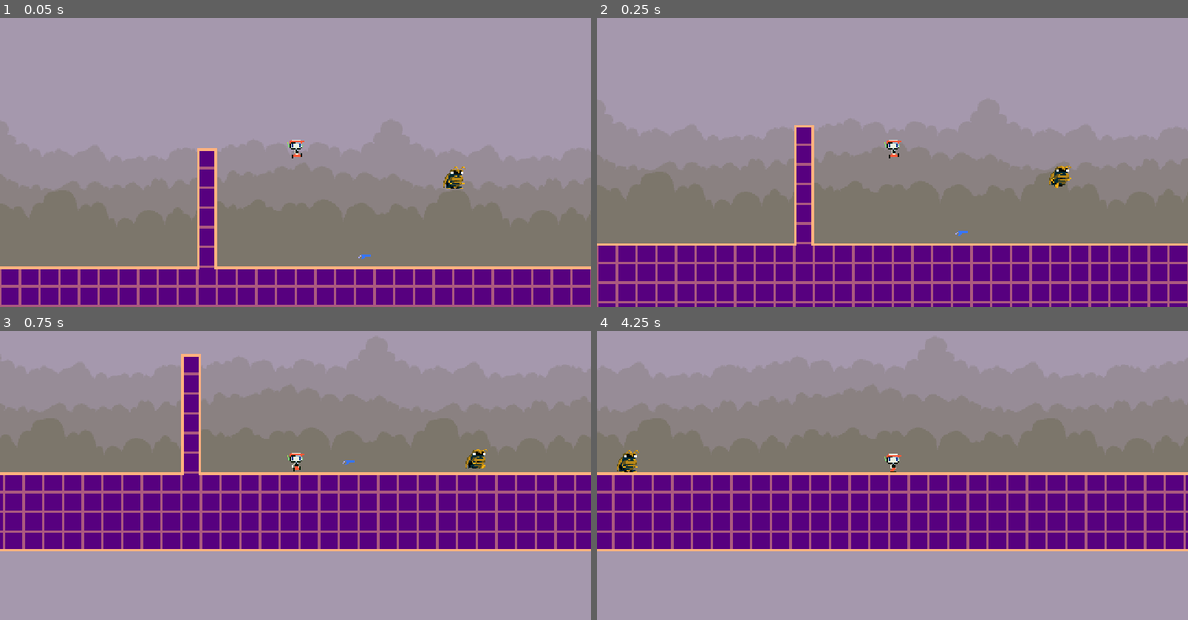
Above: before the commit, frames 1-4 (two rows, left to right).
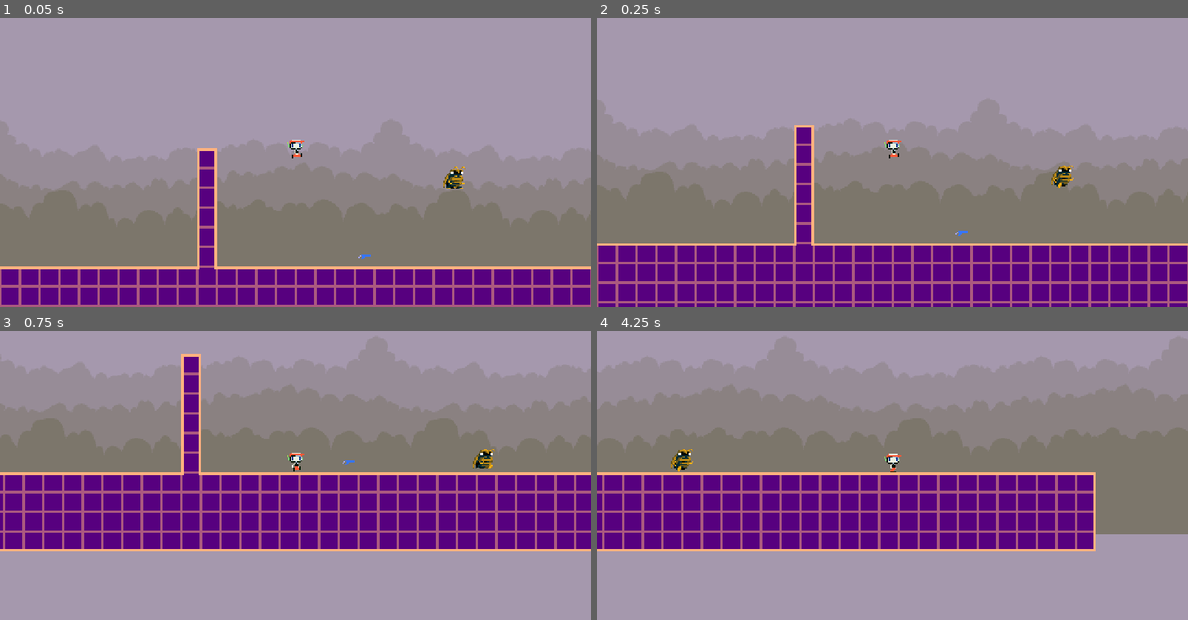
Above: after the commit, the same moments.

Repository: yashparab17/skyventure-revamped
Game: Godot game, scene res://scenes/areas/area_1.tscn
Same seed, same stepped clock (60 frames per second), same inputs: the game is played once before the commit and once after it.
Inputs:
- Up to frame 1 (0.05 s): no input
- Up to frame 2 (0.25 s): no input
- Up to frame 3 (0.75 s): hold D (move_right) from 0.53 s (still down); tap Z (shoot) at 0.6 s
- Up to frame 4 (4.25 s): tap Space (jump) at 0.77, 1.52, 3.02, 3.77 s; tap Z (shoot) every 0.75 s from 1.35 to 3.6 s; release D (move_right) at 2.03 s; hold A (move_left) 2.03-2.78 s; hold D (move_right) from 2.78 s (still down)

Frame 1 is identical in both runs. In frame 2, 0.2% of the frame differs, in the area x 76-81%, y 51-59%; in frame 3, 0.2%; in frame 4, 9.6%, in the area x 0-100%, y 40-77%.

Commit message:
Patrol with detection area.

Diff:
--- a/scenes/characters/enemies/roach.tscn
+++ b/scenes/characters/enemies/roach.tscn
@@ -128,6 +128,9 @@
 [sub_resource type="CapsuleShape2D" id="CapsuleShape2D_mfqj3"]
 height = 24.0
 
+[sub_resource type="CircleShape2D" id="CircleShape2D_dnm2u"]
+radius = 64.0
+
 [node name="Roach" type="CharacterBody2D" groups=["enemy"]]
 collision_layer = 4
 collision_mask = 3
@@ -161,5 +164,16 @@
 shape = SubResource("CapsuleShape2D_mfqj3")
 debug_color = Color(0.991572, 0, 0.26379, 0.42)
 
+[node name="Detection" type="Area2D" parent="."]
+collision_layer = 0
+collision_mask = 2
+
+[node name="DetectionCollision" type="CollisionShape2D" parent="Detection"]
+position = Vector2(0, -10)
+shape = SubResource("CircleShape2D_dnm2u")
+debug_color = Color(0.825875, 0.397477, 3.85046e-07, 0.42)
+
 [connection signal="timeout" from="Timer" to="." method="_on_timer_timeout"]
 [connection signal="area_entered" from="Hurtbox" to="." method="_on_hurtbox_area_entered"]
+[connection signal="body_entered" from="Detection" to="." method="_on_detection_body_entered"]
+[connection signal="body_exited" from="Detection" to="." method="_on_detection_body_exited"]
--- a/scripts/characters/enemies/roach.gd
+++ b/scripts/characters/enemies/roach.gd
@@ -2,7 +2,7 @@
 
 # Enemy movement properties.
 @export var gravity = 600
-@export var speed: int = 50
+@export var speed: int = 60 # Slightly faster than normal patrol enemies.
 @export var acceleration: float = 600
 
 # Enemy health and damage properties.
@@ -15,6 +15,10 @@
 var no_of_points: int = 0
 var point_positions: Array[Vector2] = []
 var current_point_position: int = 0
+
+# Tracking the player.
+var player: Node2D = null
+var chasing: bool = false
 
 # Direction and movement state.
 var direction: Vector2 = Vector2.LEFT
@@ -29,7 +33,7 @@
 var entity_death = preload("res://scenes/effects/entity_death.tscn")
 
 # State machine.
-enum States {idle, walk, hurt, death}
+enum States {idle, walk, chase, hurt, death}
 var current_state: States = States.idle
 
 func _ready() -> void:
@@ -47,7 +51,10 @@
 	apply_gravity(delta)
 
 	if can_walk and current_state != States.death:
-		roach_patrol(delta)
+		if chasing:
+			chase_player(delta)
+		else:
+			roach_patrol(delta)
 
 	move_and_slide()
 	animate_roach()
@@ -64,8 +71,6 @@
 
 	var target_point = point_positions[current_point_position]
 	direction = (target_point - global_position).normalized()
-
-	# Flip sprite based on movement direction.
 	sprite.flip_h = direction.x < 0
 
 	# Move towards the patrol point.
@@ -74,15 +79,35 @@
 
 	# Stop moving when close enough to the target.
 	if global_position.distance_to(target_point) < 5:
-		can_walk = false
-		velocity.x = 0
-		current_state = States.idle
-		timer.start()
+		if chasing:
+			current_state = States.chase
+		else:
+			stop_and_wait()
+
+# Chase logic, follows the player when detected.
+func chase_player(delta: float):
+	if not player:
+		return
+
+	direction = (player.global_position - global_position).normalized()
+	sprite.flip_h = direction.x < 0
+	velocity.x = move_toward(velocity.x, direction.x * (speed + 30), acceleration * delta) # Slightly faster when chasing.
+	current_state = States.chase
+
+# Stops the enemy at a patrol point and waits.
+func stop_and_wait():
+	can_walk = false
+	velocity.x = 0
+	current_state = States.idle
+	timer.start()
 
 # Resumes movement after waiting at a patrol point.
 func _on_timer_timeout() -> void:
-	can_walk = true
-	current_point_position = (current_point_position + 1) % no_of_points
+	if chasing:
+		current_state = States.chase
+	else:
+		can_walk = true
+		current_point_position = (current_point_position + 1) % no_of_points
 
 # Handles enemy taking damage when hit by a bullet.
 func _on_hurtbox_area_entered(area: Area2D) -> void:
@@ -93,21 +118,44 @@
 		current_state = States.hurt
 		can_walk = false # Stop movement.
 		velocity.x = 0
-		velocity.y = 0
 		await get_tree().create_timer(0.2).timeout # Brief stun duration.
 
 		if health_amount <= 0:
-			current_state = States.death
-			await anim.animation_finished # Wait for death animation to finish.
-
-			# Spawn the death effect at the enemy's position.
-			var entity_death_instance = entity_death.instantiate() as Node2D
-			entity_death_instance.global_position = global_position + sprite.position
-			get_parent().add_child(entity_death_instance)
-
-			queue_free() # Remove the enemy from the scene.
+			die()
 		else:
 			can_walk = true # Resume movement if still alive.
+
+# Handles the enemy's death.
+func die():
+	current_state = States.death
+	velocity.x = 0
+	velocity.y = 0
+	await anim.animation_finished
+
+	# Spawn the death effect at the enemy's position.
+	var entity_death_instance = entity_death.instantiate() as Node2D
+	entity_death_instance.global_position = global_position + sprite.position
+	get_parent().add_child(entity_death_instance)
+
+	queue_free()
+
+func _on_detection_body_entered(body: Node2D) -> void:
+	if body.is_in_group("player"):
+		player = body
+		chasing = true
+		print("Detection area entered.")
+
+		if !can_walk:
+			timer.stop()
+			can_walk = true
+			current_state = States.chase
+
+func _on_detection_body_exited(body: Node2D) -> void:
+	if body == player:
+		await get_tree().create_timer(1.0).timeout
+		player = null
+		chasing = false
+		current_state = States.idle
 
 # Updates animation based on current state.
 func animate_roach():
@@ -118,6 +166,9 @@
 		States.walk:
 			if anim.current_animation != "walk":
 				anim.play("walk")
+		States.chase:
+			if anim.current_animation != "walk":
+				anim.play("walk")
 		States.hurt:
 			if anim.current_animation != "hurt":
 				anim.play("hurt")
Not shown: 1 places in scenes/characters/enemies/roach.tscn that only renumber resources
